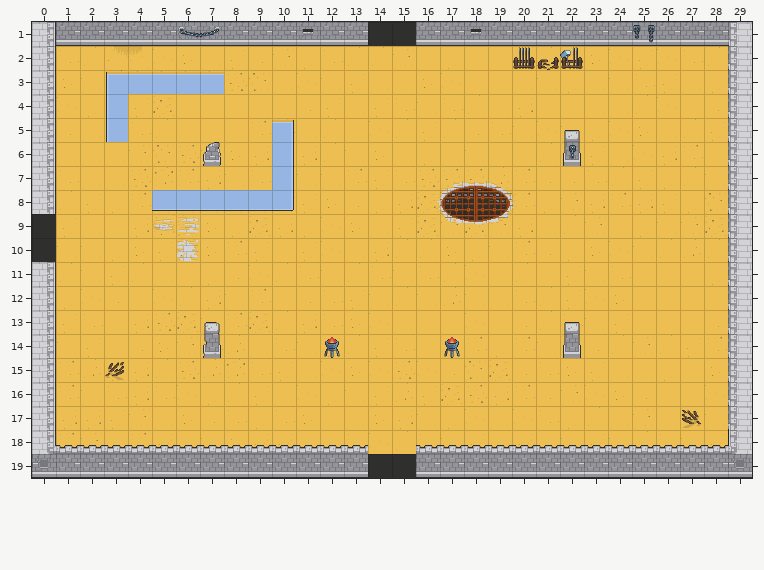
Level history. Tiled map: client/public/assets/arena-assets/arena-map.tmx. Above is the file before it was changed.
Cells are 32x32 px. Shown: x 0..29, y 1..19.
Now the later version:
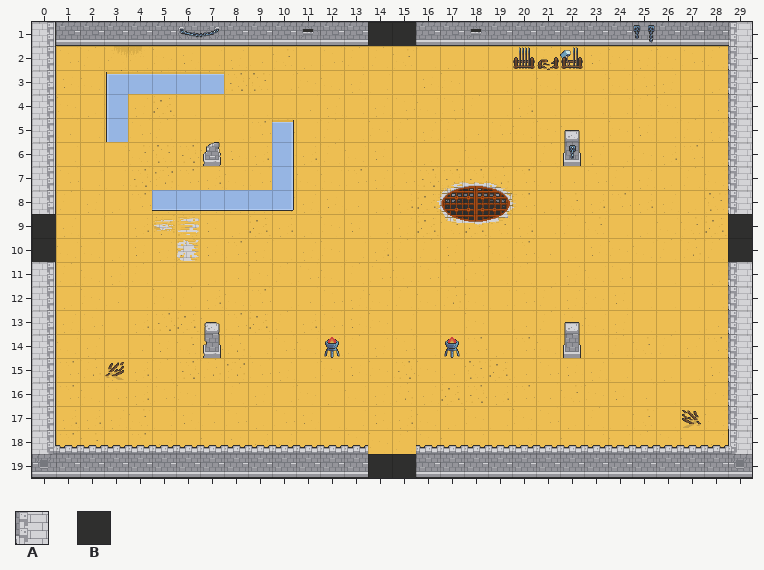
Key: from "arena-tileset": A 22, B 57.
_ is an empty cell.
Objects are placed by their top-left corner, in cells (3,4 is the top-left corner of cell 3,4); size is 1x1 cell unless given.
Author's note on the commit: Add basic enemy orc sprite spawning and modularize ArenaScene
The exact change:
{"where": "layer \"Ground\""}
{"y":9,"x":29,"old":"B","new":"_"}
{"y":10,"x":29,"old":"B","new":"_"}
{"where": "layer \"Props\""}
{"now": "B at 29,9"}
{"now": "B at 29,10"}
{"was": "A at 29,9"}
{"was": "A at 29,10"}
